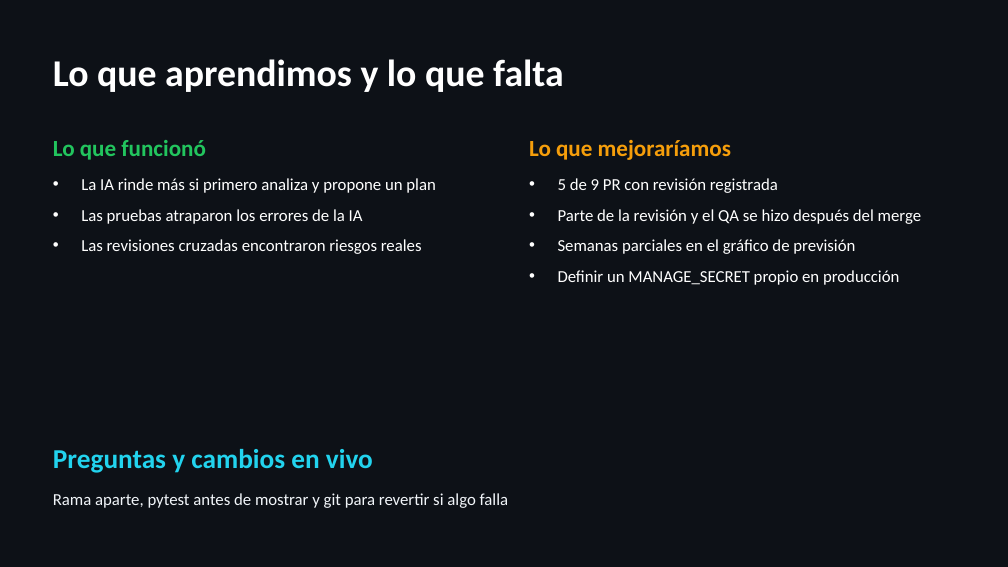
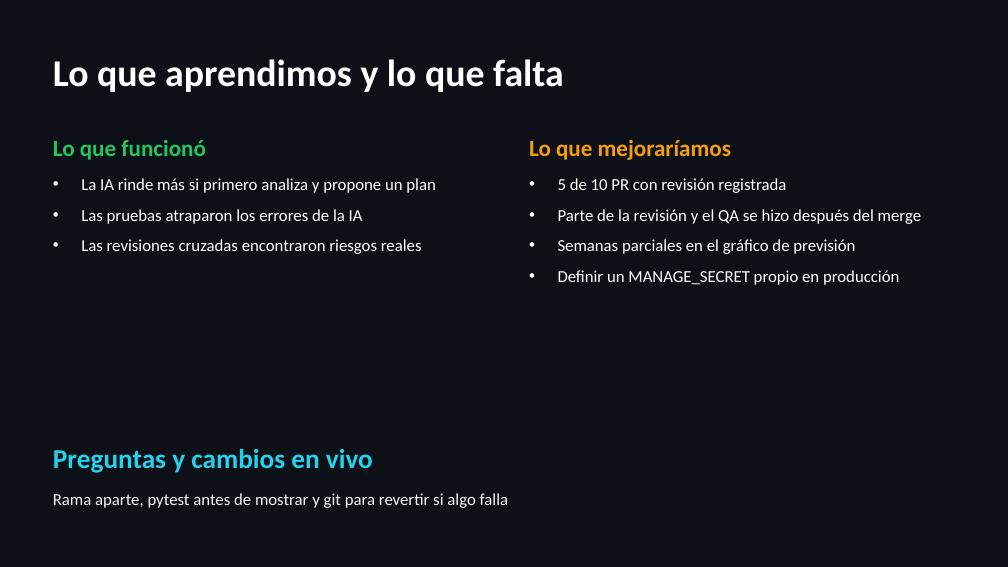
Before and after one commit to kelvinhe04/citafacil, a slide deck: slide 10 of docs/Presentacion_Proyecto1.pptx. Drawn at 1008x567 pixels with LibreOffice and Linux fonts; fonts in the diff are those of the drawing. Boxes give left, top, right and bottom in pixels: in the first picture for what was removed or moved away, otherwise in the second. Text is boxed around its words. In the diff, an @@ line names an element or a change of style, - is before the commit and + after.

```diff
--- a/docs/Presentacion_Proyecto1.pptx
+++ b/docs/Presentacion_Proyecto1.pptx
@@ text at (x1=558, y1=178, x2=786, y2=193): text changed @@
-• 5 de 9 PR con revisión registrada
+• 5 de 10 PR con revisión registrada
```
Also in this commit, not shown: 1 other slide changed, 3 other files.
